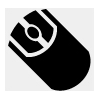
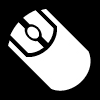
Comparing the layer stacks of the two 100x100 images. Changes:
painted on "Pasted Layer" over bbox(5, 8, 94, 91)
painted on "Background" over bbox(0, 0, 100, 100)
